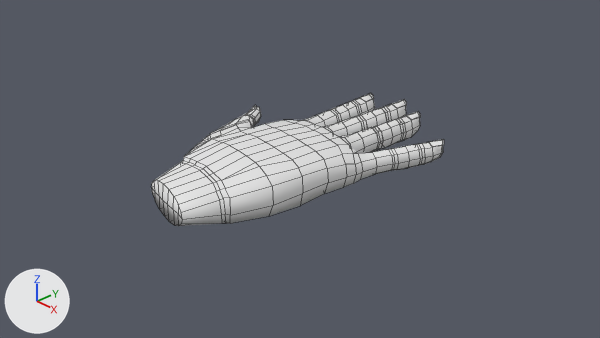
One commit to the Blender file Hand.blend: the scene before it, then after it.
Rendered twice from the file's camera 'Camera'. The lights are fixed; the arrows at lower left show +X, +Y and +Z. Mesh edges are drawn as thin lines.

In view in the first picture: 'Hand'.
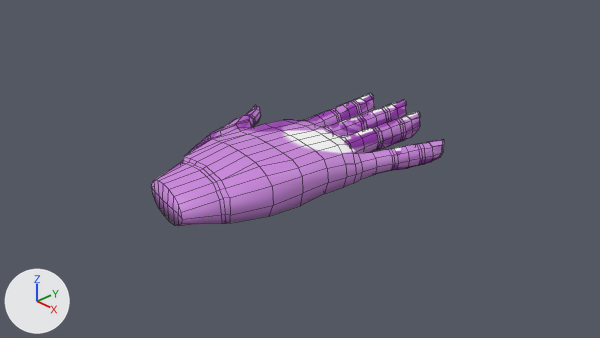
Edits to the scene script, one JSON object a line:
```json
{"op": "add", "block": "img_whitepurplecheckeredtexture_jpg", "code": ["img_whitepurplecheckeredtexture_jpg = load_image('WhitePurpleCheckeredTexture.jpg', 'WhitePurpleCheckeredTexture.jpg', 1000, 1000, 'sRGB')"]}
{"op": "add", "block": "mat_camo", "code": ["mat_camo = bpy.data.materials.new('Camo')", "mat_camo.use_nodes = True; mat_camo.node_tree.nodes.clear()", "_N = mat_camo.node_tree.nodes; _L = mat_camo.node_tree.links", "n0 = _N.new('ShaderNodeBsdfPrincipled'); n0.name = 'Principled BSDF'", "n1 = _N.new('ShaderNodeOutputMaterial'); n1.name = 'Material Output'", "n2 = _N.new('ShaderNodeTexImage'); n2.name = 'Image Texture'", "n2.image = img_whitepurplecheckeredtexture_jpg", "n2.projection = 'BOX'", "n2.extension = 'EXTEND'", "_L.new(n0.outputs[0], n1.inputs[0])  # 'BSDF' to 'Surface'", "_L.new(n2.outputs[0], n0.inputs[0])  # 'Color' to 'Base Color'"]}
{"block": "me_cube", "where": "me_cube.from_pydata(...)  # 858 vertices, 721 faces, 3 loose edges; spans x -1.95..1.28, y -1.71..2.65, z -0.96..1.34"}
{"block": "me_cube", "where": "# used by ob_hand; location = (0.34, -0.735, 0.262); rotation_euler = (0.0000244, 0.00183, -0.093), in degrees (0, 0.1, -5.3); scale = (0.81, 0.927, 0.285)"}
{"block": "me_cube", "change": "me_cube part 1: all 439 faces that had it switch from mat_material (white #e7e7e7) to mat_camo"}
{"block": "me_cube", "change": "me_cube part 2: all 94 faces that had it switch from mat_material_001 (white #e7e7e7) to mat_camo"}
{"block": "me_cube", "change": "me_cube part 3: all 94 faces that had it switch from mat_material_002 (white #e7e7e7) to mat_camo"}
{"block": "me_cube", "change": "me_cube part 4: all 94 faces that had it switch from mat_material_003 (white #e7e7e7) to mat_camo"}
```

What differs and where, as boxes [x1, y1, x2, y2] in the pictures (600 x 338 px):
```json
{"part": 1, "of": "me_cube", "change": "recoloured", "before": [151, 99, 407, 226], "after": [151, 99, 407, 226], "on screen": "white to purple"}
{"part": 2, "of": "me_cube", "change": "recoloured", "before": [313, 93, 375, 126], "after": [313, 93, 375, 126], "on screen": "white to purple"}
{"part": 3, "of": "me_cube", "change": "recoloured", "before": [358, 111, 421, 152], "after": [358, 111, 421, 152], "on screen": "grey to purple"}
{"part": 4, "of": "me_cube", "change": "recoloured", "before": [373, 139, 444, 174], "after": [373, 139, 444, 174], "on screen": "grey to purple"}
```
